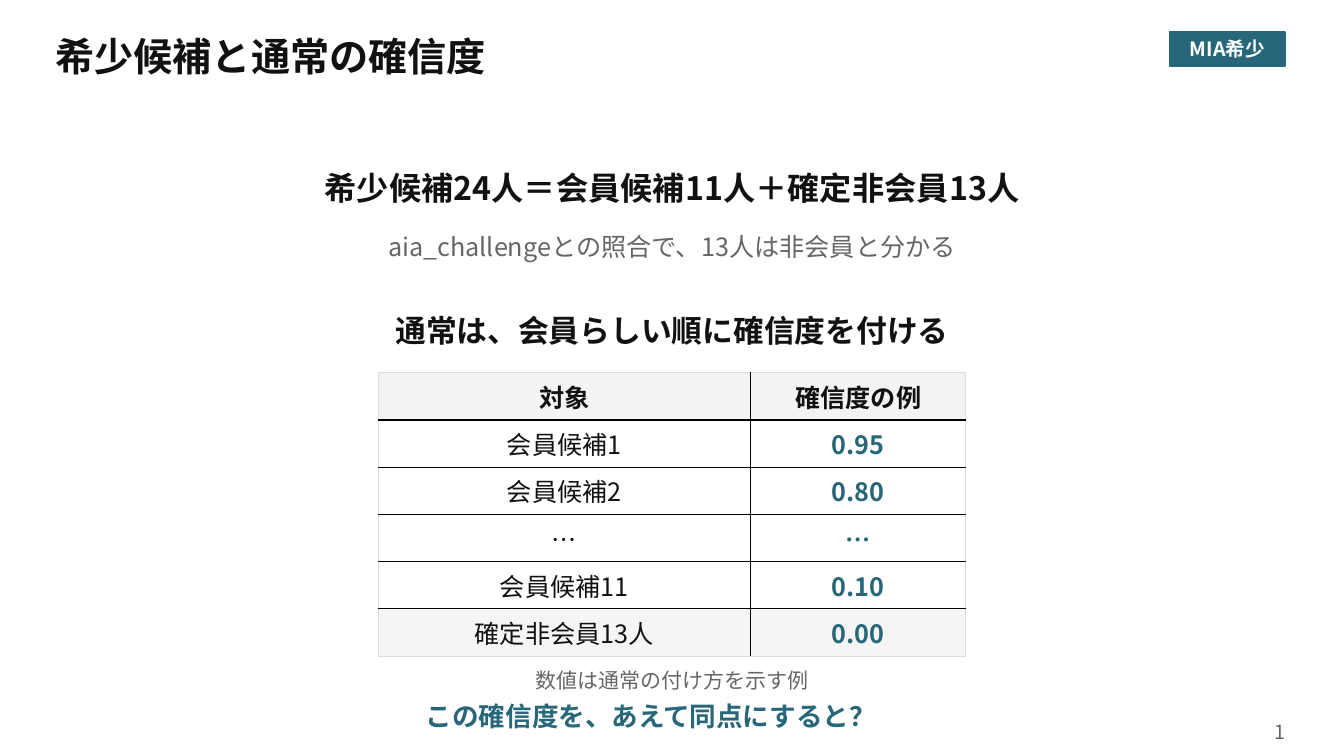
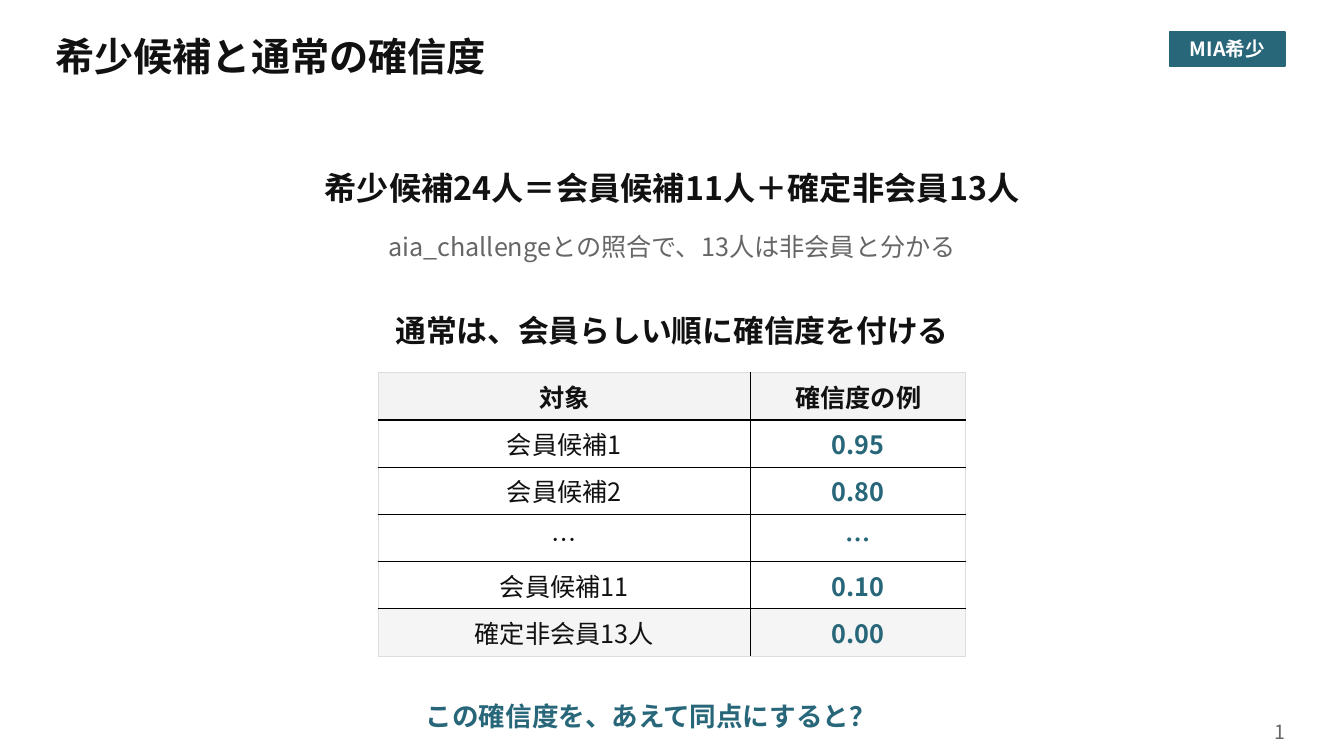
Before and after one commit to smsaku00/pwscup2026-sutehaji, a slide deck: slide 1 of 発表資料/Tashiro/MIA希少_Tashiro.pptx. Drawn at 1344x756 pixels with LibreOffice and Linux fonts; fonts in the diff are those of the drawing. Boxes give left, top, right and bottom in pixels: in the first picture for what was removed or moved away, otherwise in the second. Text is boxed around its words. In the diff, an @@ line names an element or a change of style, - is before the commit and + after.

```diff
--- a/発表資料/Tashiro/MIA希少_Tashiro.pptx
+++ b/発表資料/Tashiro/MIA希少_Tashiro.pptx
@@ text removed at [536,670,809,690] @@
-数値は通常の付け方を示す例
```
Also in this commit, not shown: 4 other slides changed, 1 other file.
